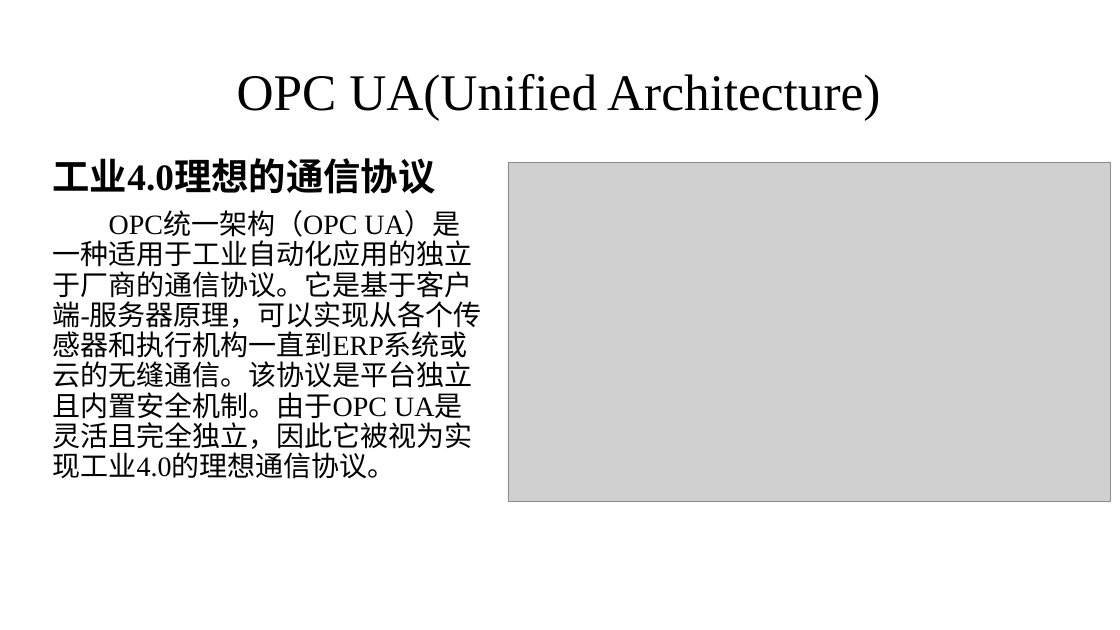
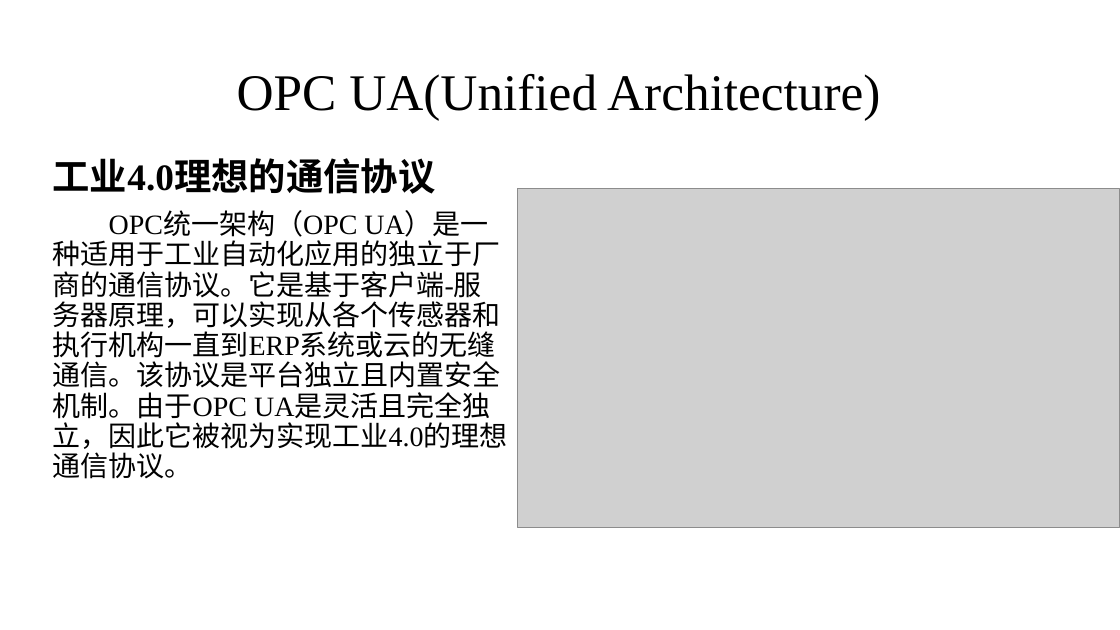
Before and after one commit to marinajacks/powerlink, a slide deck: slide 1 of 研究组会/组会2.pptx. Drawn at 1120x630 pixels with LibreOffice and Linux fonts; fonts in the diff are those of the drawing; grey boxes stand for pictures; background and template pictures are left out. Boxes give left, top, right and bottom in pixels: in the first picture for what was removed or moved away, otherwise in the second. Text is boxed around its words. In the diff, an @@ line names an element or a change of style, - is before the commit and + after.

```diff
--- a/研究组会/组会2.pptx
+++ b/研究组会/组会2.pptx
@@ subtitle "工业4.0理想的通信协议" rewrapped from (53,158,482,479) to (53,158,508,479) @@
@@ picture: place and size @@
-picture at (508,162,1111,501)
+picture at (518,188,1120,527)
```
Also in this commit, not shown: 4 other slides changed.
